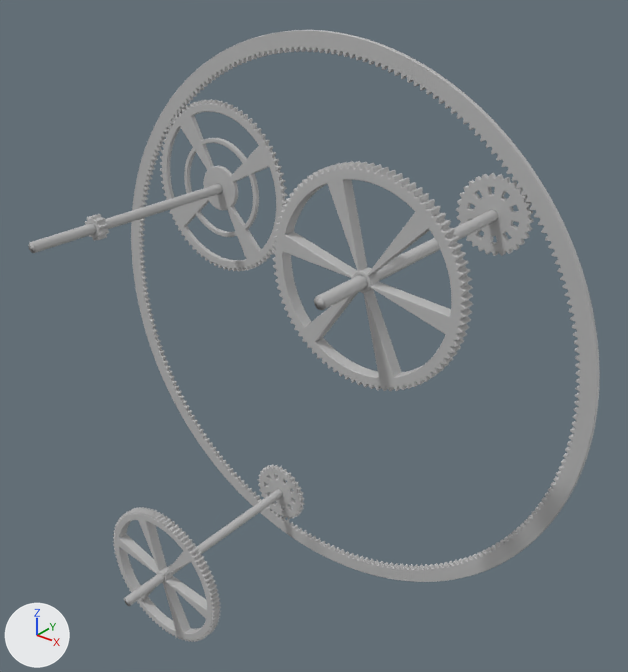
Two versions of the FBX model virutalWatch/Assets/Models/scheibe_vorne.fbx, one commit apart.
Camera for both pictures: a 50 mm camera at (2.49, -1.36, 13.46) aimed at (0.19, 1.51, 11.68). Every picture has the same lights, and +X, +Y and +Z are marked at lower left. Where no turn or scale is listed for an object, it has been applied to the vertices.

Objects in the first picture: 's_v_w1_rad_1', 's_v_w2_rad_1', 's_v_w2_rad_2', 's_v_w3_rad_1', 's_v_w3_rad_2', 's_v_welle_1', 's_v_welle_2', 's_v_welle_3', 'scheibe_vorne'.
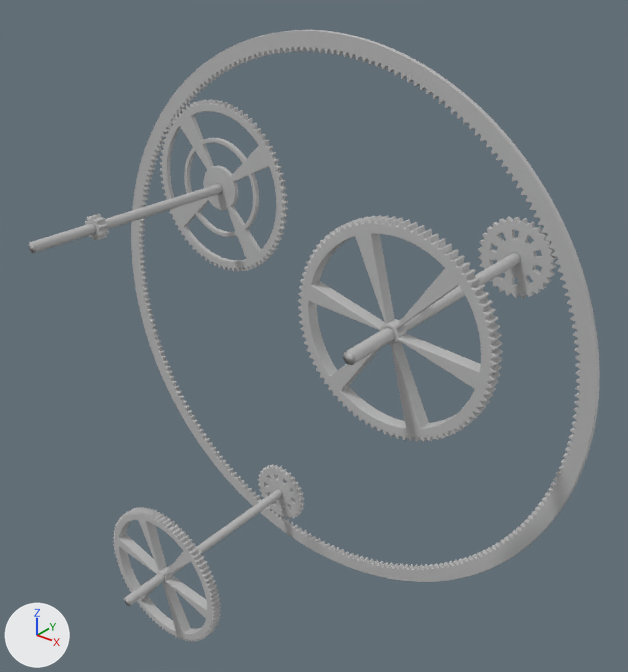
The edits, one by one:
Object 's_v_welle_3' (ob_s_v_welle_3) moves from (0.9, 1.25, 12.34) to (1.02, 1.25, 12.18).
Object 's_v_w3_rad_1' (ob_s_v_w3_rad_1) moves from (0.9, 1.813, 12.34) to (1.02, 1.813, 12.18).
Object 's_v_w3_rad_2' (ob_s_v_w3_rad_2) moves from (0.9, 0.9, 12.34) to (1.02, 0.9, 12.18).

Location of each change, [x1, y1, x2, y2] in pixels of the pictures (628 x 672 px):
's_v_w3_rad_2', moved: before [272, 161, 473, 391]; after [298, 215, 503, 442]
's_v_w3_rad_1', moved: before [456, 173, 534, 256]; after [478, 217, 557, 298]
's_v_welle_3', moved: before [314, 210, 498, 310]; after [343, 253, 521, 365]
